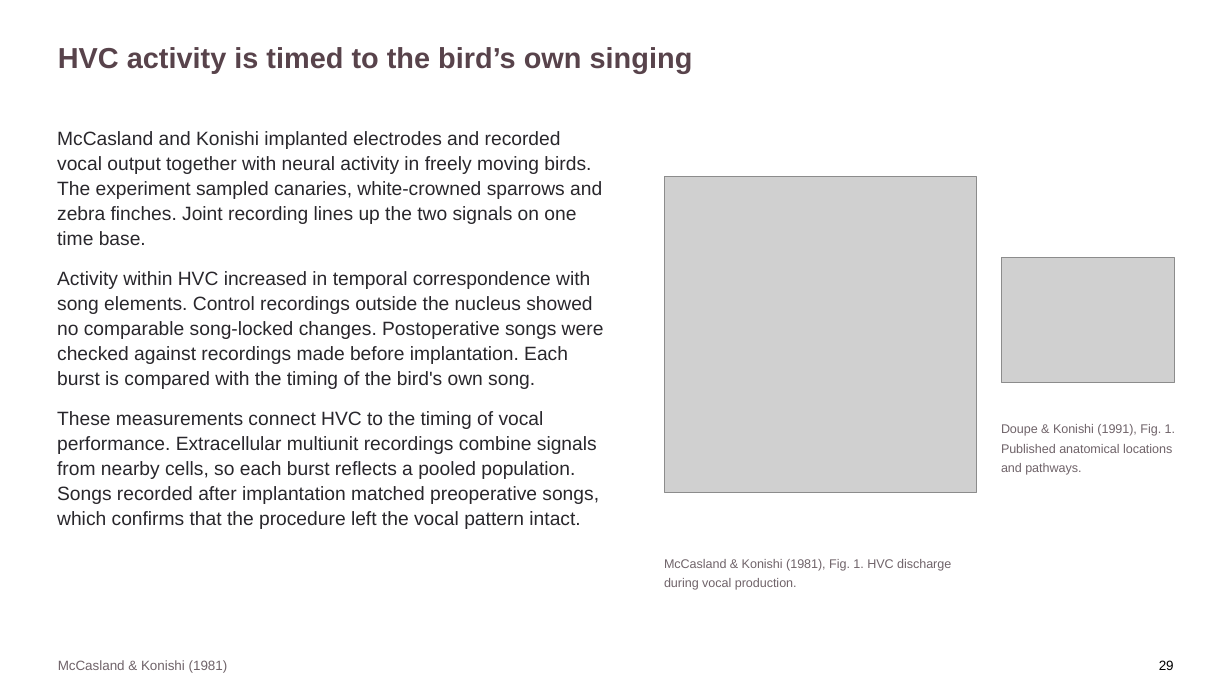
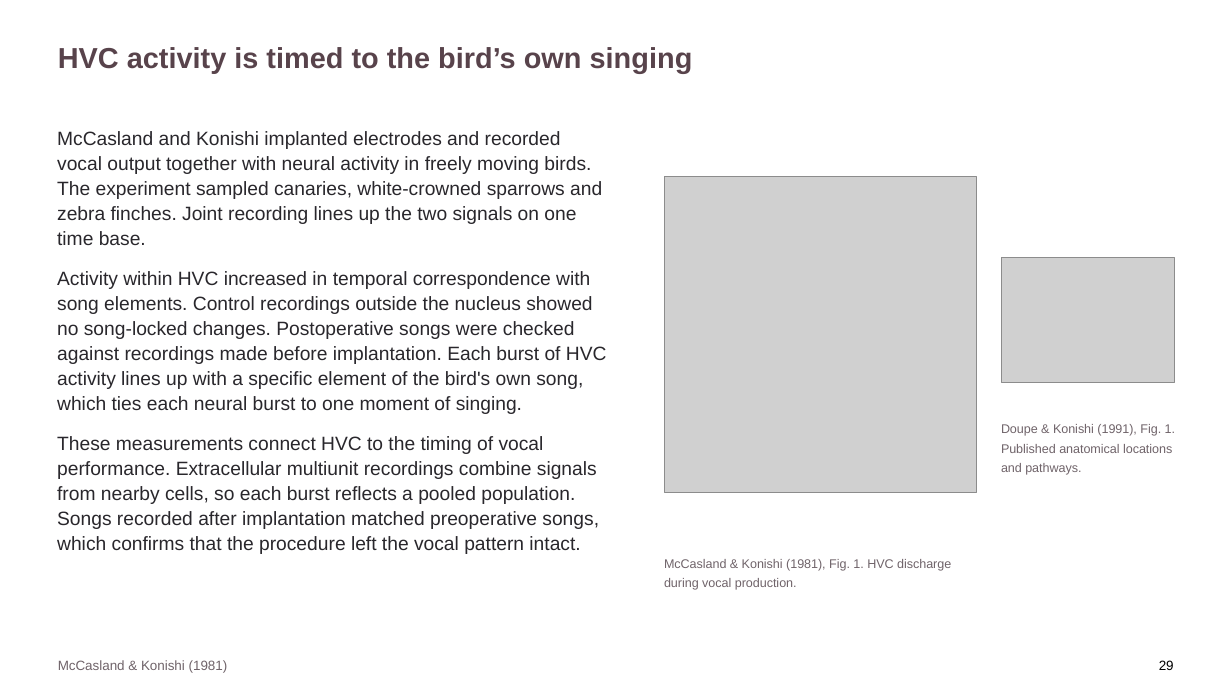
Before and after one commit to jordanxxlopez/NEUROETHOLOGY, a slide deck: slide 38 of scaffolded/Neuroethology_Lecture33_FA2026_SCAFFOLDED.pptx. Drawn at 1232x693 pixels with LibreOffice and Linux fonts; fonts in the diff are those of the drawing; grey boxes stand for pictures. Boxes give left, top, right and bottom in pixels: in the first picture for what was removed or moved away, otherwise in the second. Text is boxed around its words. In the diff, an @@ line names an element or a change of style, - is before the commit and + after.

```diff
--- a/scaffolded/Neuroethology_Lecture33_FA2026_SCAFFOLDED.pptx
+++ b/scaffolded/Neuroethology_Lecture33_FA2026_SCAFFOLDED.pptx
@@ text at <box>57,271,607,414</box>: text changed @@
-Activity within HVC increased in temporal correspondence with song elements. Control recordings outside the nucleus showed no comparable song-locked changes. Postoperative songs were checked against recordings made before implantation. Each burst is compared with the timing of the bird's own song.
+Activity within HVC increased in temporal correspondence with song elements. Control recordings outside the nucleus showed no song-locked changes. Postoperative songs were checked against recordings made before implantation. Each burst of HVC activity lines up with a specific element of the bird's own song, which ties each neural burst to one moment of singing.
```
Also in this commit, not shown: 22 other slides changed, 4 other files.
